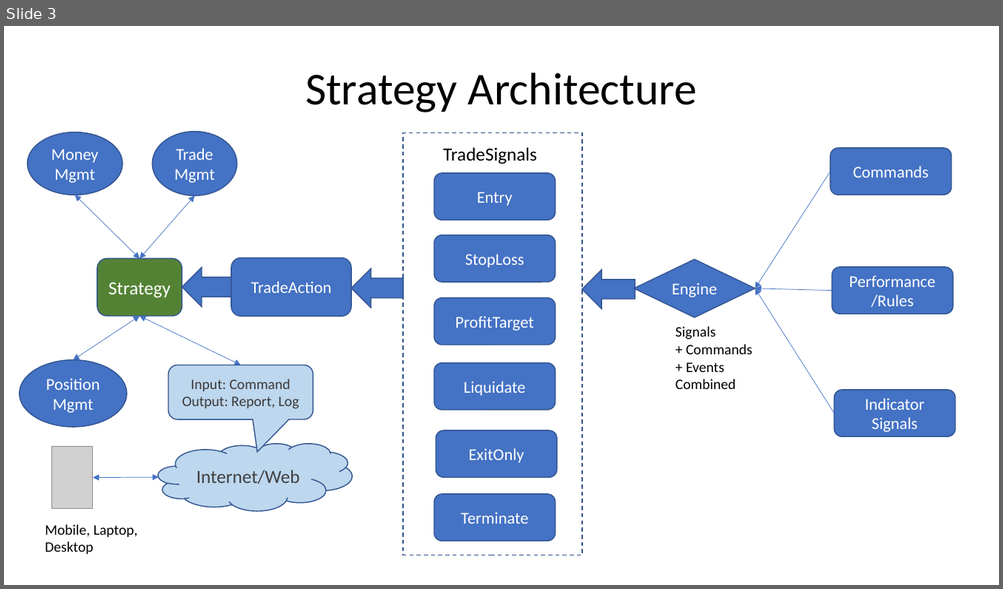
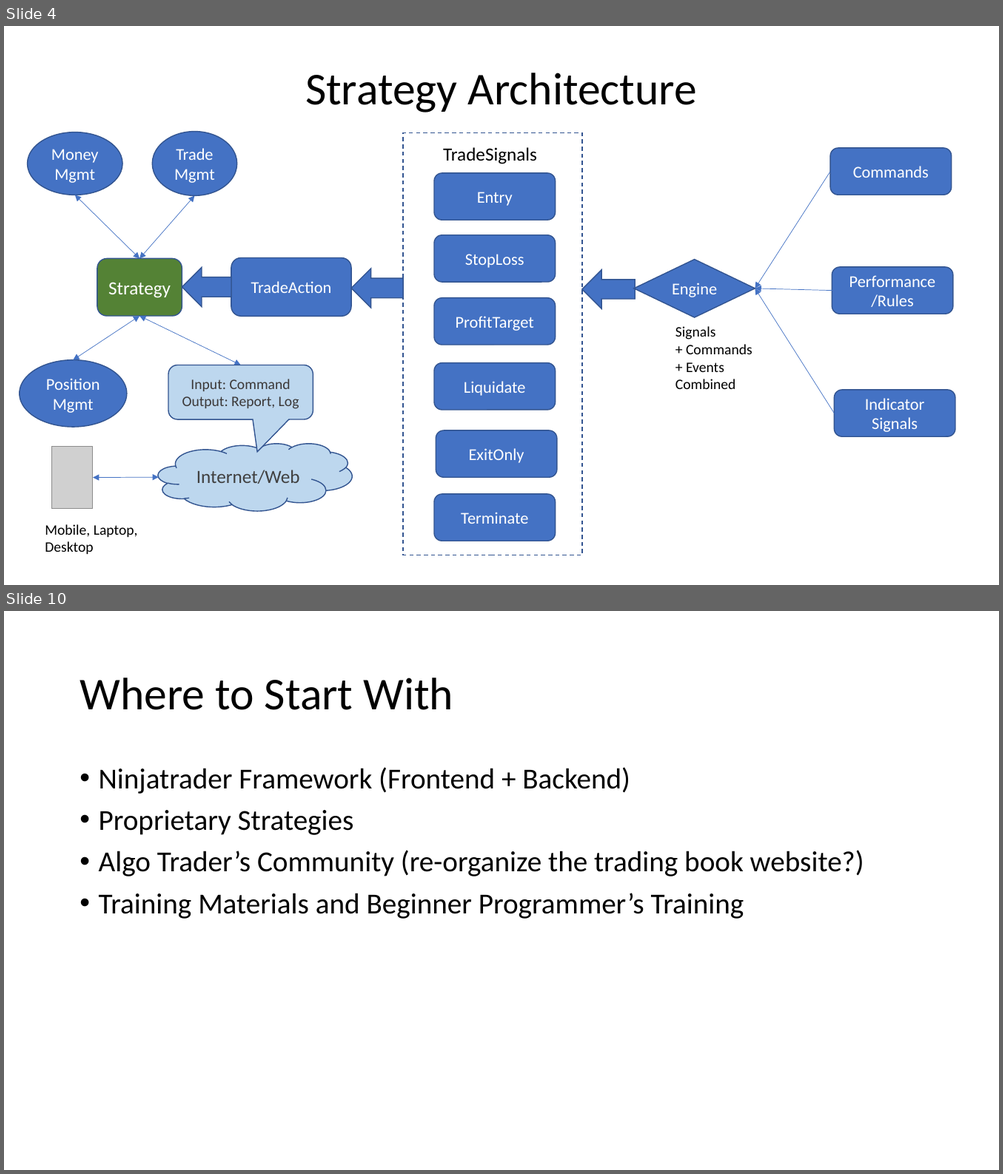
Before and after one commit to gerryzhou/targetrichtrades, a slide deck: NT8/Ninjatrader-web.pptx. Shown one above the other, each under a label of ours: slide 3 before the commit, slides 4 and 10 after it; the slides between them are not shown. The pictures are 1003x589 and 1003x1174 pixels, drawn with LibreOffice and Linux fonts; fonts in the diff are those of the drawing; grey boxes stand for pictures. Boxes give left, top, right and bottom in pixels: in the first picture for what was removed or moved away, otherwise in the second. Text is boxed around its words. In the diff, an @@ line names an element or a change of style, - is before the commit and + after.

```diff
--- a/NT8/Ninjatrader-web.pptx
+++ b/NT8/Ninjatrader-web.pptx
@@ slide 10 added at (x1=4, y1=611, x2=999, y2=1170), background #FFFFFF @@
@@ title added at (x1=79, y1=678, x2=454, y2=710), 44 pt, text #000000 @@
+Where to Start With
@@ text added at (x1=99, y1=767, x2=864, y2=919), 28 pt, text #000000 @@
+• Ninjatrader Framework (Frontend + Backend)
+• Proprietary Strategies
+• Algo Trader’s Community (re-organize the trading book website?)
+• Training Materials and Beginner Programmer’s Training
@@ what was slide 3 is now slide 4 @@
```
Also in this commit, not shown: 6 other slides added, 20 other files.
